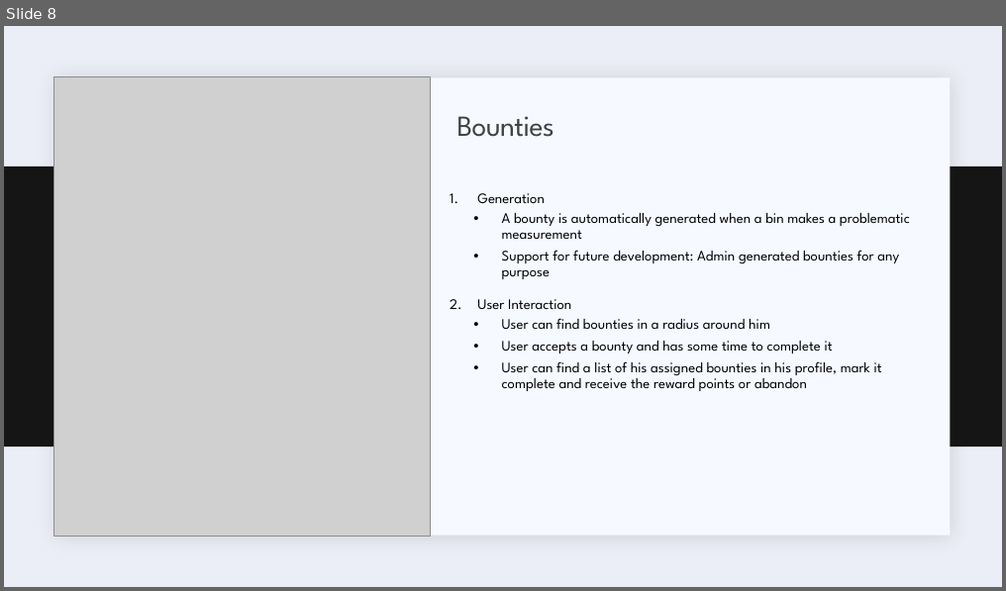
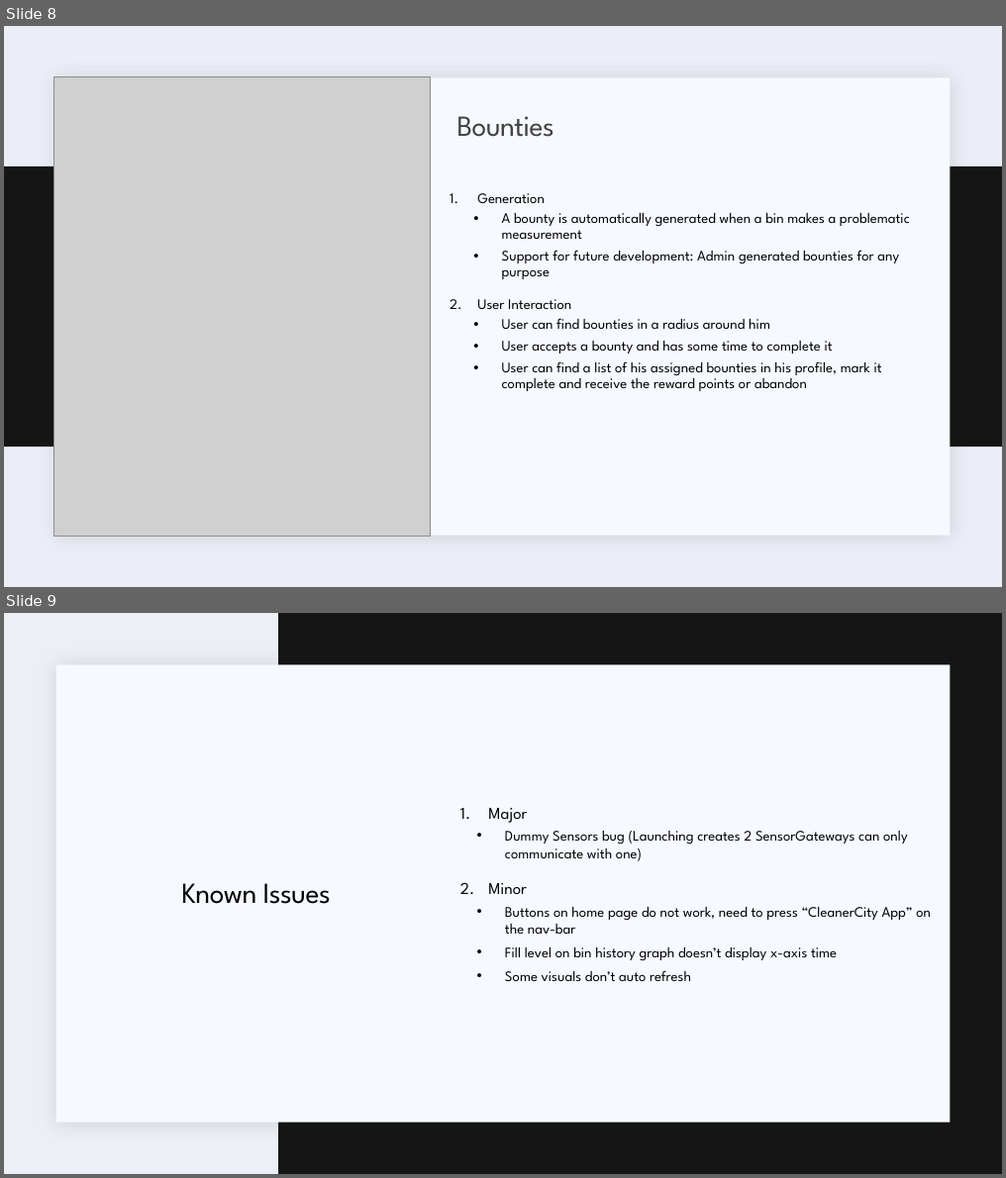
Before and after one commit to marios-stam/Project_IOT, a slide deck: Powerpoints/Final Presentation/Waste-management-Frank.pptx. Shown one above the other, each under a label of ours: slide 8 before the commit, slides 8 and 9 after it. The pictures are 1006x591 and 1006x1178 pixels, drawn with LibreOffice and Linux fonts; fonts in the diff are those of the drawing; grey boxes stand for pictures. Boxes give left, top, right and bottom in pixels: in the first picture for what was removed or moved away, otherwise in the second. Text is boxed around its words. In the diff, an @@ line names an element or a change of style, - is before the commit and + after.

Commit message:
Presentation Update

```diff
--- a/Powerpoints/Final Presentation/Waste-management-Frank.pptx
+++ b/Powerpoints/Final Presentation/Waste-management-Frank.pptx
@@ slide 9 added at (4, 613, 1002, 1174), background #EDEFF7; not listed: 1 template element that a slide beside it also shows @@
@@ rectangle added at (278, 613, 1002, 1174), fill #141514 @@
@@ text added at (488, 808, 931, 981), 14 pt, text #000000 @@
+1. Major
+  • Dummy Sensors bug (Launching creates 2 SensorGateways can only communicate with one)
+2. Minor
+  • Buttons on home page do not work, need to press “CleanerCity App” on the nav-bar
+  • Fill level on bin history graph doesn’t display x-axis time
+  • Some visuals don’t auto refresh
@@ title added at (181, 883, 331, 904), 28 pt, text #000000 @@
+Known Issues
```
Also in this commit, not shown: 1 slide changed, 1 other slide added.
